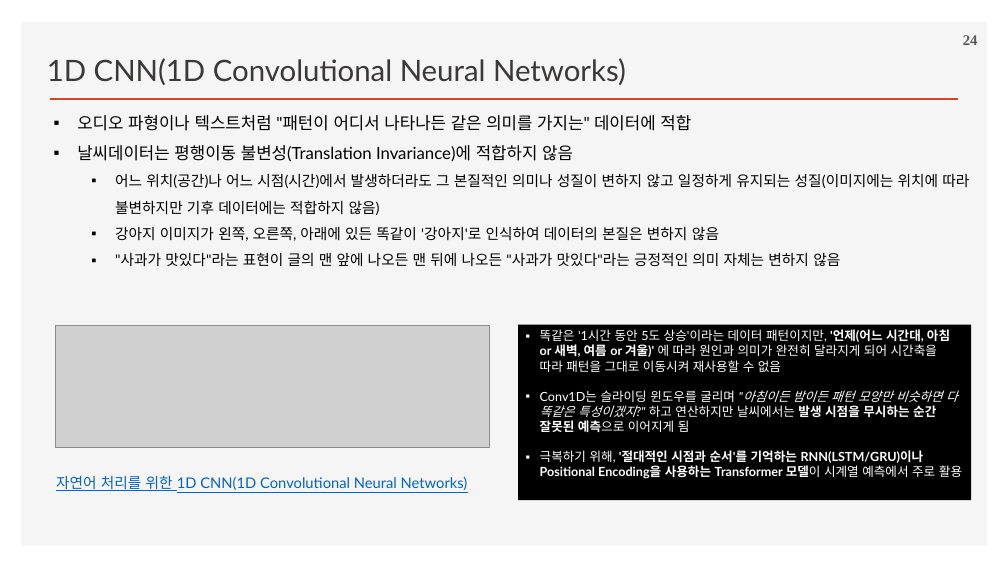
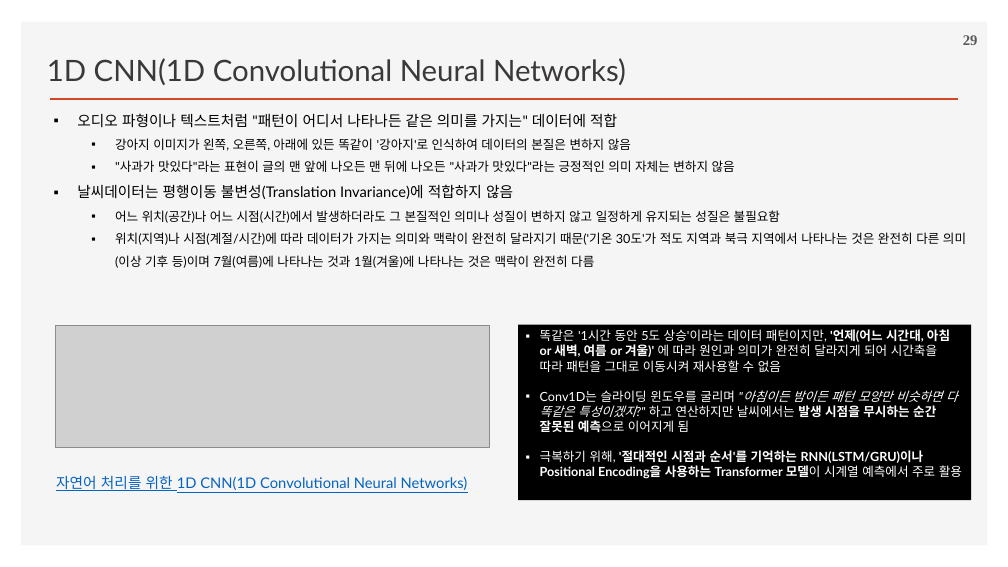
Before and after one commit to ancestor9/2026_Fall_Deep-Learning-with-Python, a slide deck: slide 29 of Chapter 13 Timeseries forecasting.pptx (slide 24 before the commit). Drawn at 1008x567 pixels with LibreOffice and Linux fonts; fonts in the diff are those of the drawing; grey boxes stand for pictures; background and template pictures are left out. Boxes give left, top, right and bottom in pixels: in the first picture for what was removed or moved away, otherwise in the second. Text is boxed around its words. In the diff, an @@ line names an element or a change of style, - is before the commit and + after.

```diff
--- a/Chapter 13 Timeseries forecasting.pptx
+++ b/Chapter 13 Timeseries forecasting.pptx
@@ page number at [963,35,978,45]: text changed @@
-24
+29
@@ text at [77,113,735,172]: size 16 to 14 pt in "오디오 파형이나 텍스트처럼 "패턴이 어디서 나타나든 같은 ..."; size 14 to 12 pt in "강아지 이미지가 왼쪽, 오른쪽, 아래에 있든 똑같이 ...", ""사과가 맛있다"라는 표현이 글의 맨 앞에 나오든 ..." @@
@@ text at [77,145,969,215]: paragraphs removed @@
-▪ 날씨데이터는 평행이동 불변성(Translation Invariance)에 적합하지 않음
-  ▪ 어느 위치(공간)나 어느 시점(시간)에서 발생하더라도 그 본질적인 의미나 성질이 변하지 않고 일정하게 유지되는 성질(이미지에는 위치에 따라 불변하지만 기후 데이터에는 적합하지 않음)
@@ text at [77,184,966,268]: paragraphs added @@
+▪ 날씨데이터는 평행이동 불변성(Translation Invariance)에 적합하지 않음
+  ▪ 어느 위치(공간)나 어느 시점(시간)에서 발생하더라도 그 본질적인 의미나 성질이 변하지 않고 일정하게 유지되는 성질은 불필요함
+  ▪ 위치(지역)나 시점(계절/시간)에 따라 데이터가 가지는 의미와 맥락이 완전히 달라지기 때문('기온 30도'가 적도 지역과 북극 지역에서 나타나는 것은 완전히 다른 의미(이상 기후 등)이며 7월(여름)에 나타나는 것과 1월(겨울)에 나타나는 것은 맥락이 완전히 다름
```
Also in this commit, not shown: 18 other slides changed.
